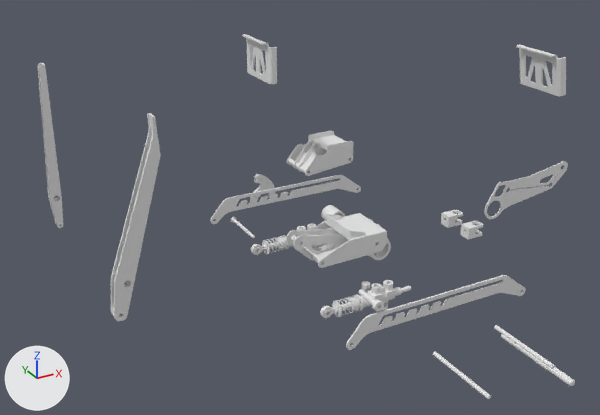
A saved change to the Blender file Pédalier/Pédalier.blend.
Rendered twice from a camera (50 mm lens) standing at (-694.0, -1092.0, 604.0) and looking at (-11.0, 151.0, -18.0). Arrows for +X, +Y and +Z are at lower left; the lights stay in place.

Objects in the first picture: 'FR 10001 (Frame Brake)', 'FR 10001 2 (Frame Brake)', 'FR 10002 (Brake Pedale Stick)', 'FR 10003 (Master Cylinder)', 'FR 10003 (Master Cylinder).001', 'FR 10023 (Brake Fixing Rail)', 'FR 10023 (Brake Fixing Rail).002', 'FR 10026 (footrest)', 'FR 10026 (footrest).001', 'FR 11001 (Frame Throttle)', 'FR 11003 (Throttle cable puller)', 'FR 11004 (Throttle Pedal Stick)'.
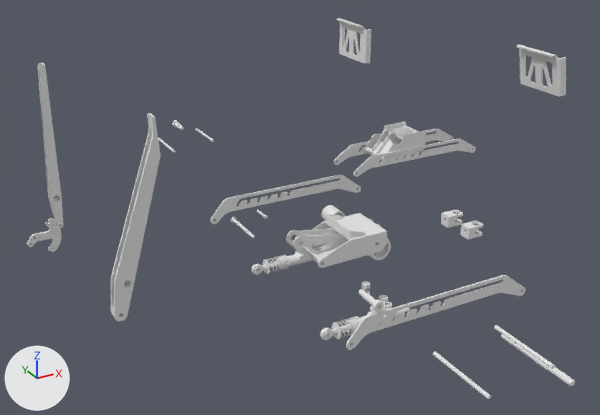
Where the change shows, as pixel boxes (x1, y1, x2, y2) in the pictures (600 x 415 px):
'FR 11001 (Frame Throttle)', moved: before (287, 131, 354, 176); after (364, 122, 426, 162)
'FR 10026 (footrest).001', moved: before (242, 34, 277, 84); after (337, 18, 371, 63)
'FR 10003 (Master Cylinder)', moved: before (320, 280, 411, 318); after (320, 302, 410, 340)
'FR 10001 2 (Frame Brake)', deleted: before (484, 161, 568, 219)
'FR 11014 (Throttle Fixing Rail)', added: after (353, 139, 476, 177)
'FR 10003 (Master Cylinder).001', moved: before (251, 224, 316, 255); after (251, 251, 313, 275)
'FR 11003 (Throttle cable puller)', moved, turned: before (250, 174, 275, 200); after (27, 218, 61, 252)
'FR 11014 (Throttle Fixing Rail).001', added: after (333, 129, 453, 165)
'FR 11008 (Throttle Pedal Shoulder Screw M8x25)', added: after (172, 120, 184, 130)
'FR 11016 (Throttle Threated Rod)', added: after (158, 138, 175, 153)
'FR 11016 (Throttle Threated Rod).001', added: after (195, 128, 214, 142)
'FR 11006 (Throttle Pedal Stick Screw M4x25)', added: after (257, 210, 268, 219)

The change, as a list of edits to the scene's bpy script:
```text
Change ob_fr_10003__master_cylinder:
    ob_fr_10003__master_cylinder.location: (-32.0, -125.0, -68.0) -> (-32.0, -125.0, -108.0)
Change ob_fr_11001__frame_throttle:
    ob_fr_11001__frame_throttle.location: (182.0, 336.0, -25.0) -> (420.0, 400.0, -60.0)
Change ob_fr_11003__throttle_cable_puller:
    ob_fr_11003__throttle_cable_puller.location: (13.0, 401.0, -94.0) -> (-444.0, 430.0, -97.0)
    ob_fr_11003__throttle_cable_puller.rotation_euler: (0.0, 0.0, 0.0) -> (0.0, 0.698, 0.0)  # degrees (0, 0, 0) -> degrees (0, 40, 0)
Remove ob_fr_10001_2__frame_brake:
    ob_fr_10001_2__frame_brake = bpy.data.objects.new('FR 10001 2 (Frame Brake)', me_fr_10001_2__frame_brake__002)
Change ob_fr_10026__footrest__001:
    ob_fr_10026__footrest__001.location: (0.0, 342.0, 217.0) -> (250.0, 400.0, 215.0)
Change ob_fr_10003__master_cylinder__001:
    ob_fr_10003__master_cylinder__001.location: (-32.0, 125.0, -68.0) -> (-32.0, 125.0, -108.0)
Add ob_fr_11016__throttle_threated_rod__001:
    ob_fr_11016__throttle_threated_rod__001 = bpy.data.objects.new('FR 11016 (Throttle Threated Rod).001', me_fr_11016__throttle_threated_rod__001)  # 36 vertices, 68 faces; spans x -3.0..3.0, y 0.0..105.0, z -2.9..2.9
    ob_fr_11016__throttle_threated_rod__001.location = (28.0, 650.0, -45.0)
Add ob_fr_11016__throttle_threated_rod:
    ob_fr_11016__throttle_threated_rod = bpy.data.objects.new('FR 11016 (Throttle Threated Rod)', me_fr_11016__throttle_threated_rod__001.copy())
    ob_fr_11016__throttle_threated_rod.location = (-70.0, 650.0, -55.0)
Add ob_fr_11014__throttle_fixing_rail__001:
    ob_fr_11014__throttle_fixing_rail__001 = bpy.data.objects.new('FR 11014 (Throttle Fixing Rail).001', me_fr_11014__throttle_fixing_rail__001)  # 262 vertices, 532 faces; spans x 17.0..361.0, y 0.0..3.0, z 17.0..59.0
    ob_fr_11014__throttle_fixing_rail__001.location = (600.0, 445.0, -94.0)
    ob_fr_11014__throttle_fixing_rail__001.rotation_euler = (0.0, 0.0, 3.142)  # degrees (0, 0, 180)
Add ob_fr_11014__throttle_fixing_rail:
    ob_fr_11014__throttle_fixing_rail = bpy.data.objects.new('FR 11014 (Throttle Fixing Rail)', me_fr_11014__throttle_fixing_rail__001.copy())
    ob_fr_11014__throttle_fixing_rail.location = (600.0, 360.0, -94.0)
    ob_fr_11014__throttle_fixing_rail.rotation_euler = (0.0, 0.0, 3.142)  # degrees (0, 0, 180)
Add ob_fr_11006__throttle_pedal_stick_screw_m4x25:
    ob_fr_11006__throttle_pedal_stick_screw_m4x25 = bpy.data.objects.new('FR 11006 (Throttle Pedal Stick Screw M4x25)', me_fr_11006__throttle_pedal_stick_screw_m4x25)  # 183 vertices, 362 faces; spans x -4.0..33.0, y -4.0..4.0, z -4.0..4.0
    ob_fr_11006__throttle_pedal_stick_screw_m4x25.location = (-40.0, 240.0, -65.0)
    ob_fr_11006__throttle_pedal_stick_screw_m4x25.rotation_euler = (0.0, 0.0, 1.571)  # degrees (0, 0, 90)
Add ob_fr_11008__throttle_pedal_shoulder_screw_m8x25:
    ob_fr_11008__throttle_pedal_shoulder_screw_m8x25 = bpy.data.objects.new('FR 11008 (Throttle Pedal Shoulder Screw M8x25)', me_fr_11008__throttle_pedal_shoulder_screw_m8x25)  # 253 vertices, 502 faces; spans x -7.0..38.2, y -8.0..8.0, z -8.0..8.0
    ob_fr_11008__throttle_pedal_shoulder_screw_m8x25.location = (-39.0, 710.0, -10.0)
    ob_fr_11008__throttle_pedal_shoulder_screw_m8x25.rotation_euler = (0.0, 0.0, -1.571)  # degrees (0, 0, -90)
```
